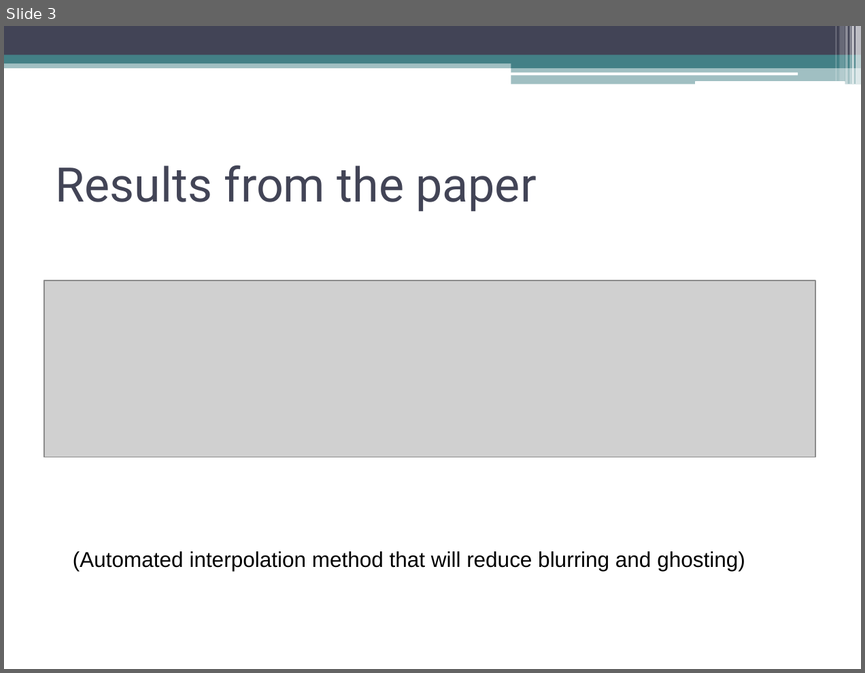
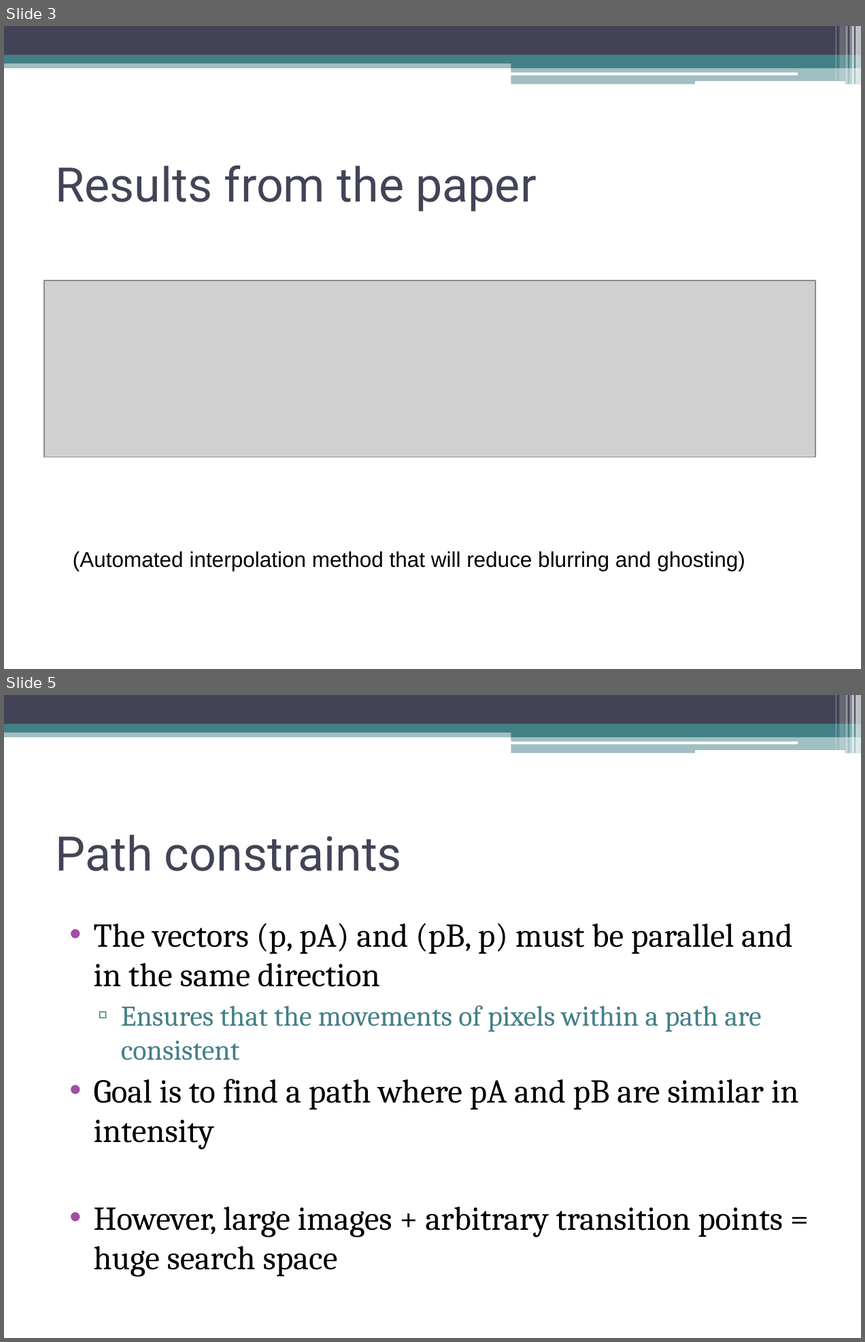
Before and after one commit to tmp0910/hmcinterpolation, a slide deck: FinalPresentation.ppt. Shown one above the other, each under a label of ours: slide 3 before the commit, slides 3 and 5 after it; the slides between them are not shown. The pictures are 865x673 and 865x1342 pixels, drawn with LibreOffice and Linux fonts; fonts in the diff are those of the drawing; grey boxes stand for pictures. Boxes give left, top, right and bottom in pixels: in the first picture for what was removed or moved away, otherwise in the second. Text is boxed around its words. In the diff, an @@ line names an element or a change of style, - is before the commit and + after.

```diff
--- a/FinalPresentation.ppt
+++ b/FinalPresentation.ppt
@@ slide 5 added at bbox=[4, 695, 861, 1338], background #FFFFFF; not listed: 13 template elements that a slide beside it also shows @@
@@ title added at bbox=[56, 834, 402, 871], 40 pt, text #424456 @@
+Path constraints
@@ text added at bbox=[94, 923, 799, 1276], 28 pt, text #000000 @@
+• The vectors (p, pA) and (pB, p) must be parallel and in the same direction
+  ▫ Ensures that the movements of pixels within a path are consistent
+• Goal is to find a path where pA and pB are similar in intensity
+• However, large images + arbitrary transition points = huge search space
```
Also in this commit, not shown: 2 slides changed, 12 other slides added, 4 slides removed, 1 other file.
